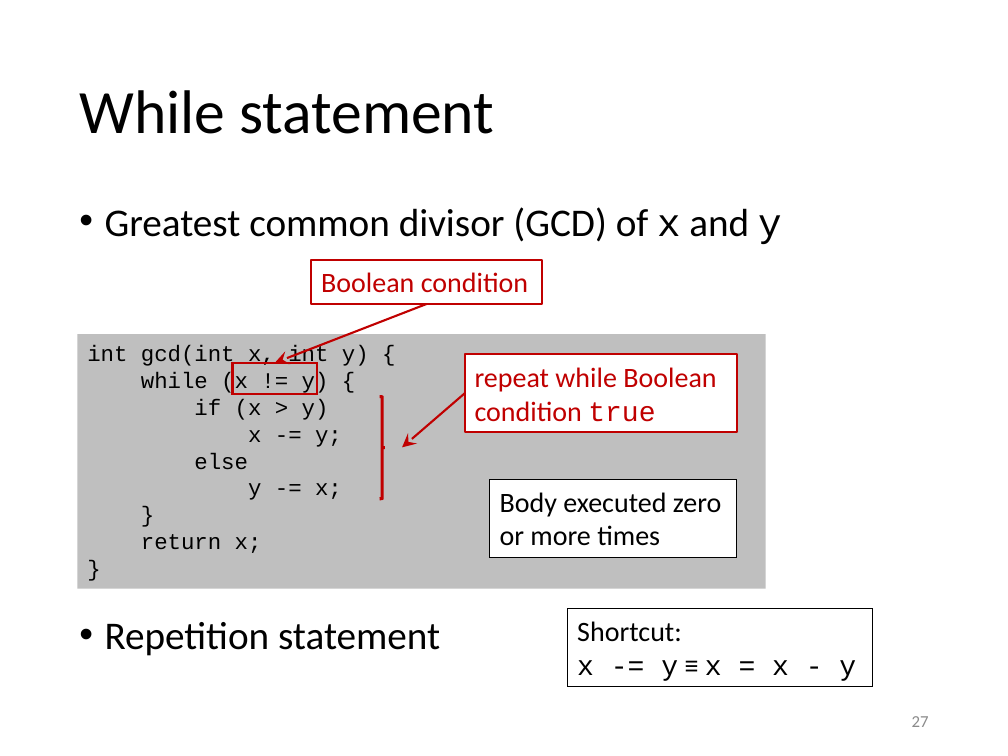
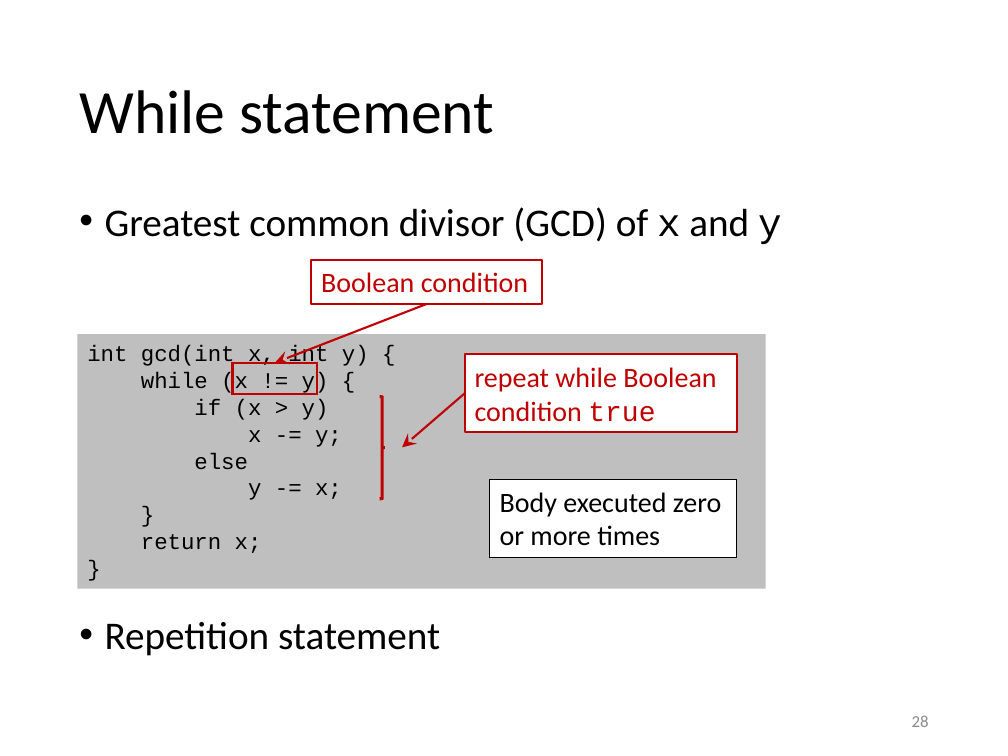
Before and after one commit to gjbex/training-material, a slide deck: slide 28 of CPlusPlus/scientific_cpp.pptx (slide 27 before the commit). Drawn at 1008x756 pixels with LibreOffice and Linux fonts; fonts in the diff are those of the drawing. Boxes give left, top, right and bottom in pixels: in the first picture for what was removed or moved away, otherwise in the second. Text is boxed around its words. In the diff, an @@ line names an element or a change of style, - is before the commit and + after.

Commit message:
Add slide on assignment shortcuts; add continue statement; add Cppcheck

```diff
--- a/CPlusPlus/scientific_cpp.pptx
+++ b/CPlusPlus/scientific_cpp.pptx
@@ rectangle removed at (568, 609, 873, 686) @@
-Shortcut:
-x -= y ≡ x = x - y
@@ page number at (912, 715, 929, 727): text changed @@
-27
+28
```
Also in this commit, not shown: 4 other slides changed, 1 slide added.
